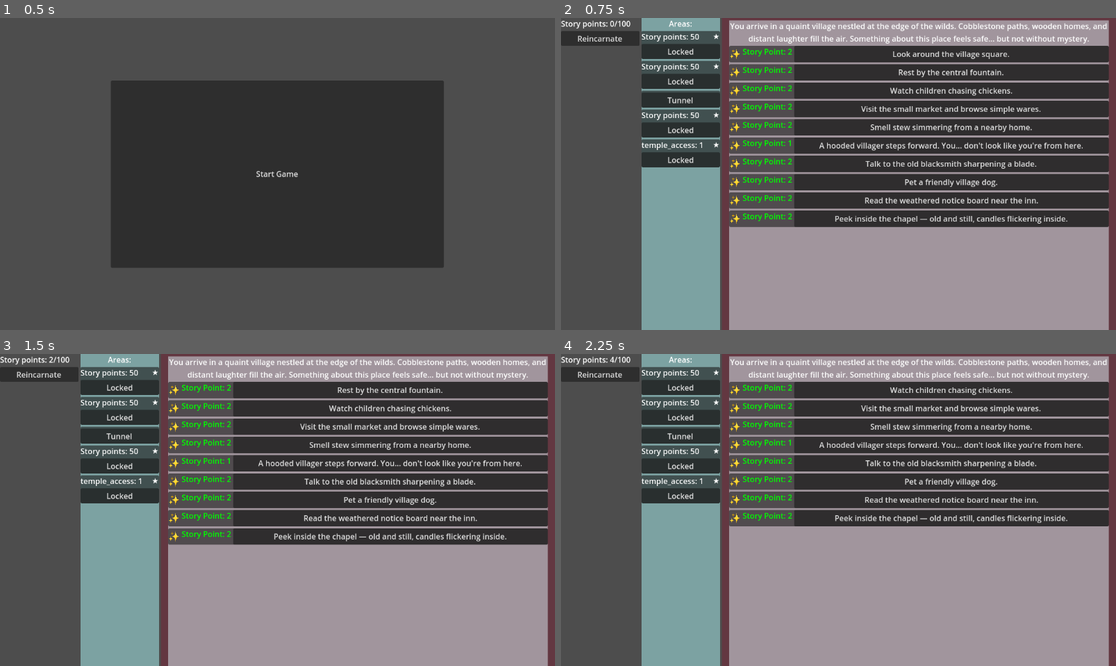
Above: before the commit, frames 1-4 (two rows, left to right).
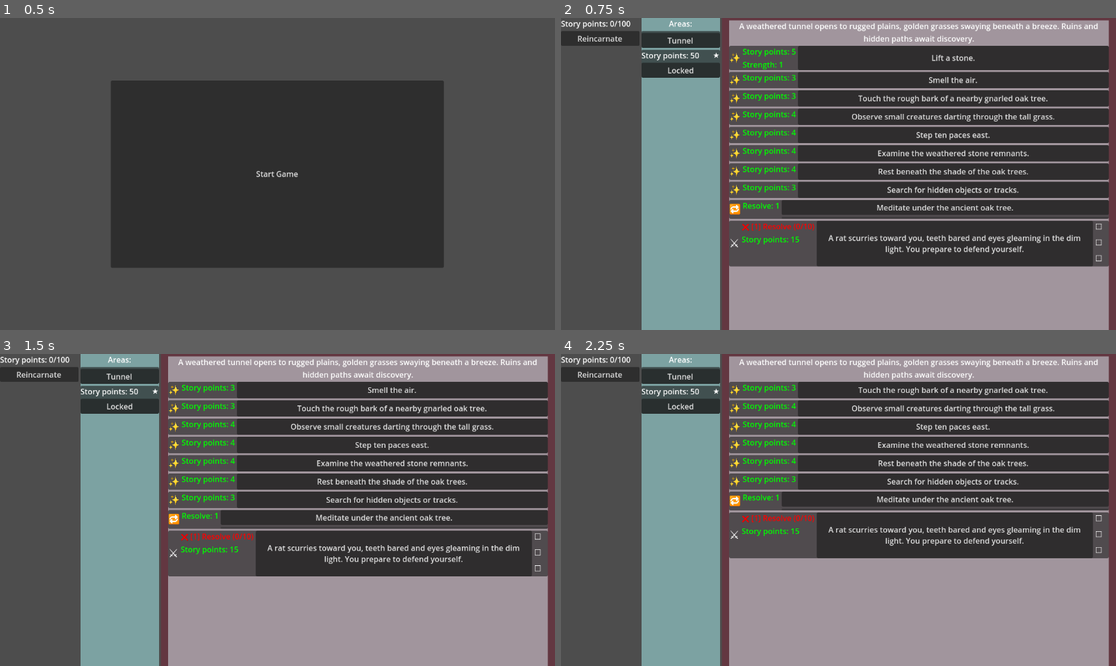
Above: after the commit, the same moments.

Repository: snipercup/Incremental-Chronicles
Game: Godot game, scene res://Scenes/main_menu.tscn
The game is run twice, just before and just after one commit, with the same random seed, the same clock (stepped at 60 frames per second) and the same inputs.
Inputs (mouse positions are in pixels of both pictures, inside the frame that each line leads up to):
- Up to frame 1 (0.5 s): no input
- Up to frame 2 (0.75 s): click "Start Game" at 0.5 s
- Up to frame 3 (1.5 s): click (394, 394) at 1.25 s, where only the run after the commit has a clickable "Lift a stone."
- Up to frame 4 (2.25 s): click (955, 391) at 2 s, where only the run after the commit has a clickable "Smell the air."

Frame 1 is identical in both runs. In frame 2, 28% of the frame differs, in the area x 14-99%, y 1-80%; in frame 3, 19%; in frame 4, 18%.

Commit message:
Fix area appear

Diff:
--- a/Area_data/0002_road_area.json
+++ b/Area_data/0002_road_area.json
@@ -51,6 +51,9 @@
 	  "appear_requirements": {
 		"Miles": 10.0
 	  },
+	  "hidden_rewards": {
+		"village_access": 1.0
+	  },
 	  "rewards": {
 		"Story Point": 25.0
 	  },
--- a/Area_data/0003_village_area.json
+++ b/Area_data/0003_village_area.json
@@ -94,6 +94,9 @@
 	  "rewards": {
 		"Story Point": 3.0
 	  },
+	  "hidden_rewards": {
+		"grove_access": 1.0
+	  },
 	  "story_text": "You agree to help and note the direction of the hollow grove."
 	},
 	{
@@ -188,6 +191,9 @@
 	  "story_text": "You lift a loose stone behind the altar. Beneath it rests a shimmering vessel — cold to the touch."
 	}
   ],
+  "appear_requirements": {
+	"village_access": 1.0
+  },
   "requirements": {
 	"Story points": 50.0
   },
--- a/Area_data/0004_grove_area.json
+++ b/Area_data/0004_grove_area.json
@@ -87,6 +87,9 @@
 	  "story_text": "You gather what you’ve found and prepare to return to the village with news of Aldric."
 	}
   ],
+  "appear_requirements": {
+	"grove_access": 1.0
+  },
   "requirements": {
 	"Story points": 50.0
   },
--- a/Area_data/0005_temple_area.json
+++ b/Area_data/0005_temple_area.json
@@ -49,8 +49,11 @@
 	  "story_text": "The soul vessel glows. Light floods your vision as your form dissolves. You are reborn — stronger, wiser, and bound to a greater cycle."
 	}
   ],
+  "appear_requirements": {
+	"temple_access": 1.0
+  },
   "requirements": {
-	"temple_access": 1.0
+	"Story points": 50.0
   },
   "tier": 1.0
 }
--- a/Scenes/incremental_chronicle.tscn
+++ b/Scenes/incremental_chronicle.tscn
@@ -5,7 +5,7 @@
 [ext_resource type="Script" uid="uid://cgfd5l1hpfvn" path="res://Scripts/resource_manager.gd" id="3_67ln1"]
 [ext_resource type="Script" uid="uid://c4bjpbblkse6t" path="res://Scripts/requirements_pin_list.gd" id="4_3uyo8"]
 [ext_resource type="Script" uid="uid://d1354ddbnb5hl" path="res://Scripts/storyaction/ui/action_list_ui.gd" id="4_67ln1"]
-[ext_resource type="Script" uid="uid://dvjyty3xttj0o" path="res://Scripts/storyarea/area_list.gd" id="4_73alp"]
+[ext_resource type="Script" uid="uid://dvjyty3xttj0o" path="res://Scripts/storyarea/area_list_ui.gd" id="4_73alp"]
 [ext_resource type="PackedScene" uid="uid://ctfsl70gr5fnl" path="res://Scenes/story_area_ui.tscn" id="5_miw6j"]
 
 [sub_resource type="StyleBoxFlat" id="StyleBoxFlat_3uyo8"]
--- a/Scripts/helper.gd
+++ b/Scripts/helper.gd
@@ -12,29 +12,39 @@
 	create_story_areas()
 
 # Function to load all JSON resource files from a directory into a dictionary
-func load_json_files_from_path(path: String) -> Dictionary:
-	var data_dict: Dictionary = {}
+# Step 1: Get sorted list of JSON file names
+func get_sorted_json_filenames(path: String) -> Array:
+	var filenames: Array = []
 	var dir = DirAccess.open(path)
 	if dir:
 		dir.list_dir_begin()
 		var file_name = dir.get_next()
 		while file_name != "":
-			# Check if the file is a JSON file
 			if file_name.ends_with(".json"):
-				var file_path = path + "/" + file_name
-				var file = FileAccess.open(file_path, FileAccess.READ)
-				if file:
-					var content = JSON.parse_string(file.get_as_text())
-					if content != null:
-						var base_name = file_name.get_basename()
-						data_dict[base_name] = content
-					else:
-						print_debug("Failed to parse JSON file: %s" % file_path)
-				file.close()
+				filenames.append(file_name)
 			file_name = dir.get_next()
 		dir.list_dir_end()
+		filenames.sort()  # Sort alphabetically
 	else:
 		print_debug("Failed to open directory: %s" % path)
+	return filenames
+
+# Step 2: Build data_dict from sorted file names
+func load_json_files_from_path(path: String) -> Dictionary:
+	var data_dict: Dictionary = {}
+	var filenames = get_sorted_json_filenames(path)
+
+	for file_name in filenames:
+		var file_path = path + "/" + file_name
+		var file = FileAccess.open(file_path, FileAccess.READ)
+		if file:
+			var content = JSON.parse_string(file.get_as_text())
+			if content != null:
+				var base_name = file_name.get_basename()
+				data_dict[base_name] = content
+			else:
+				print_debug("Failed to parse JSON file: %s" % file_path)
+			file.close()
 	return data_dict
 
 # Function to create StoryArea instances from loaded areas and set area_list
--- a/Scripts/resource_manager.gd
+++ b/Scripts/resource_manager.gd
@@ -59,6 +59,7 @@
 
 # Update resource values and emit signal
 func _update_resources() -> void:
+	_prune_zero_resources()
 	SignalBroker.resources_updated.emit(self)
 	var story_points = resources.get("Story Point", 0)
 	text = "Story points: %d/100" % story_points
@@ -142,30 +143,35 @@
 	else:
 		print_debug("Failed to load resource_caps.json")
 
-# Attempt to subtract resources based on the provided requirements
-func apply_requirements(requirements: Dictionary, use_hidden_resources: bool = false) -> bool:
-	# Choose which resource dictionary to work with
+# Checks whether all required resources are available
+func has_required_resources(requirements: Dictionary, use_hidden_resources: bool = false) -> bool:
 	var target_resources = hidden_resources if use_hidden_resources else resources
 
-	# First, check if all requirements are met
 	for key in requirements.keys():
-		var current_value = target_resources.get(key, 0)
-		if current_value < requirements[key]:
-			return false  # Not enough resources to fulfill the requirements
-
-	# If all requirements are met, subtract the values
+		var required = requirements[key]
+		var current = target_resources.get(key, 0)
+		if current < required:
+			print_debug("Requirement not met for key '%s'" % key)
+			return false
+
+	return true
+
+# Subtracts required resources if available, returns true if successful
+func consume_resources(requirements: Dictionary, use_hidden_resources: bool = false) -> bool:
+	if not has_required_resources(requirements, use_hidden_resources):
+		return false
+
+	var target_resources = hidden_resources if use_hidden_resources else resources
+
 	for key in requirements.keys():
-		target_resources[key] = max(target_resources[key] - requirements[key], 0)
-
-	# Update signals and UI based on the resource type
+		var before = target_resources[key]
+		target_resources[key] = max(before - requirements[key], 0)
+
 	if use_hidden_resources:
 		_update_hidden_resources()
 	else:
 		_update_resources()
-
-	return true
-
-
+	return true
 
 # Add to a hidden resource (no capacity limit)
 func add_hidden_resource(resource_name: String, amount: int) -> void:
@@ -193,3 +199,13 @@
 # Emit signal when hidden resources are updated
 func _update_hidden_resources() -> void:
 	SignalBroker.hidden_resources_updated.emit(self)
+
+# Removes any resource entries with a value of 0.0
+func _prune_zero_resources() -> void:
+	var keys_to_remove: Array = []
+	for key in resources.keys():
+		if resources[key] == 0.0:
+			keys_to_remove.append(key)
+
+	for key in keys_to_remove:
+		resources.erase(key)
--- a/Scripts/signal_broker.gd
+++ b/Scripts/signal_broker.gd
@@ -24,6 +24,10 @@
 @warning_ignore("unused_signal")
 signal area_removed(myarea: StoryArea)
 
+# Signal to emit when visibility changes
+@warning_ignore("unused_signal")
+signal area_visibility_changed(area: StoryArea)
+
 # Signal to emit when hidden resources are updated
 @warning_ignore("unused_signal")
 signal hidden_resources_updated(resource_manager: Label)
--- a/Scripts/storyaction/data/story_action.gd
+++ b/Scripts/storyaction/data/story_action.gd
@@ -133,12 +133,12 @@
 
 # Called when hidden resources are updated
 func _on_hidden_resources_updated(resource_manager: Label) -> void:
-	if appear_requirements.is_empty():
-		return # No need to run any more code if there are no requirements to being with
-	# Try to fulfill appear requirements using hidden resources
-	if resource_manager.apply_requirements(appear_requirements, true):
-		# If requirements were fulfilled, update state to visible
-		set_state(State.VISIBLE)
+	if appear_requirements.is_empty() or get_state() == StoryAction.State.VISIBLE:
+		return # No need to run any more code if there are no requirements or already visible
+
+	# Check if requirements are met before consuming
+	if resource_manager.has_required_resources(appear_requirements, true):
+		if resource_manager.consume_resources(appear_requirements, true):
+			set_state(State.VISIBLE)
 	else:
-		# If not fulfilled, keep it hidden
 		set_state(State.HIDDEN)
--- a/Scripts/storyaction/ui/story_action_ui.gd
+++ b/Scripts/storyaction/ui/story_action_ui.gd
@@ -59,7 +59,10 @@
 
 # Attempt to subtract resources based on the provided requirements
 func apply_requirements(requirements: Dictionary) -> bool:
-	return get_resource_manager().apply_requirements(requirements)
+	if get_resource_manager().has_required_resources(requirements):
+		if get_resource_manager().consume_resources(requirements):
+			return true
+	return false
 
 # Handle action_removed from the instantiated action scene
 func _on_action_instance_removed(myaction: StoryAction) -> void:
--- a/Scripts/storyarea/area_list.gd
+++ b/Scripts/storyarea/area_list_ui.gd
@@ -14,11 +14,11 @@
 
 func _ready() -> void:
 	SignalBroker.area_removed.connect(_on_area_removed)
+	SignalBroker.area_visibility_changed.connect(_on_area_visibility_changed)
 
 	# Set the first area in the list if available
 	if area_list.size() > 0:
 		action_list.set_area(area_list[0])
-
 
 # Setter for area_list
 func set_area_list(value: Array[StoryArea]) -> void:
@@ -32,9 +32,10 @@
 	for child in get_children():
 		child.queue_free()
 
-	# Create UI instances for each StoryArea
+	# Create UI instances only for visible areas
 	for area in area_list:
-		_add_area_to_ui(area)
+		if area.get_visibility_state() == StoryArea.VisibilityState.VISIBLE:
+			_add_area_to_ui(area)
 
 	# Set the first area again if one remains
 	if area_list.size() > 0:
@@ -139,3 +140,8 @@
 	if removed_area in area_list:
 		area_list.erase(removed_area)
 		_refresh_area_list()
+
+# Called when an area is removed from the game
+func _on_area_visibility_changed(visible_area: StoryArea) -> void:
+	if visible_area in area_list:
+		_refresh_area_list()
--- a/Scripts/storyarea/story_area.gd
+++ b/Scripts/storyarea/story_area.gd
@@ -34,6 +34,14 @@
 var state: State = State.LOCKED : set = set_state, get = get_state
 var name: String = "" : set = set_name, get = get_name
 var description: String = "" : set = set_description, get = get_description
+# Visibility enum and state
+enum VisibilityState { VISIBLE, HIDDEN }
+var visibility_state: VisibilityState = VisibilityState.HIDDEN : set = set_visibility_state, get = get_visibility_state
+
+# New appear_requirements dictionary
+var appear_requirements: Dictionary = {} : set = set_appear_requirements, get = get_appear_requirements
+
+
 # Signal to emit when a new action is added
 @warning_ignore("unused_signal")
 signal action_added(myarea: StoryArea)
@@ -54,9 +62,19 @@
 		var actions_data: Array = data["story_actions"]
 		for action_data: Dictionary in actions_data:
 			var new_action: StoryAction = create_action(action_data)
-			new_action.area = self
 			story_actions.append(new_action)
 	SignalBroker.action_removed.connect(remove_story_action)
+	set_appear_requirements(data.get("appear_requirements", {}))
+
+	# Set initial visibility based on appear_requirements
+	if appear_requirements.is_empty():
+		set_visibility_state(VisibilityState.VISIBLE)
+	else:
+		set_visibility_state(VisibilityState.HIDDEN)
+
+	# Listen for hidden resource updates
+	SignalBroker.hidden_resources_updated.connect(_on_hidden_resources_updated)
+
 
 # Setters and Getters
 func set_story_actions(value: Array[StoryAction]) -> void:
@@ -124,7 +142,9 @@
 		"tier": tier,
 		"state": state,
 		"requirements": requirements,
-		"story_actions": story_actions.map(func(action): return action.get_properties())
+		"story_actions": story_actions.map(func(action): return action.get_properties()),
+		"visibility_state": visibility_state,
+		"appear_requirements": appear_requirements
 	}
 
 # Function to remove a StoryAction from the list
@@ -181,3 +201,34 @@
 		_:
 			print_debug("Unknown action type: %s" % action_type)
 			return FreeAction.new(data, self)
+
+func set_appear_requirements(value: Dictionary) -> void:
+	appear_requirements = value.duplicate(true)
+
+func get_appear_requirements() -> Dictionary:
+	return appear_requirements
+
+func set_visibility_state(value: VisibilityState) -> void:
+	if visibility_state != value:
+		visibility_state = value
+		SignalBroker.area_visibility_changed.emit(self)
+
+func get_visibility_state() -> VisibilityState:
+	return visibility_state
+
+# When the Resource Manager updates the hidden resources, we update the visibility
+func _on_hidden_resources_updated(resource_manager: Label) -> void:
+	if appear_requirements.is_empty():
+		return
+
+	if get_visibility_state() == VisibilityState.VISIBLE:
+		return
+
+	# First check if the requirements are met
+	if resource_manager.has_required_resources(appear_requirements, true):
+		set_visibility_state(VisibilityState.VISIBLE)
+
+		if not resource_manager.consume_resources(appear_requirements, true):
+			set_visibility_state(VisibilityState.HIDDEN)
+	else:
+		set_visibility_state(VisibilityState.HIDDEN)
Renamed: Scripts/storyarea/area_list.gd.uid -> Scripts/storyarea/area_list_ui.gd.uid
